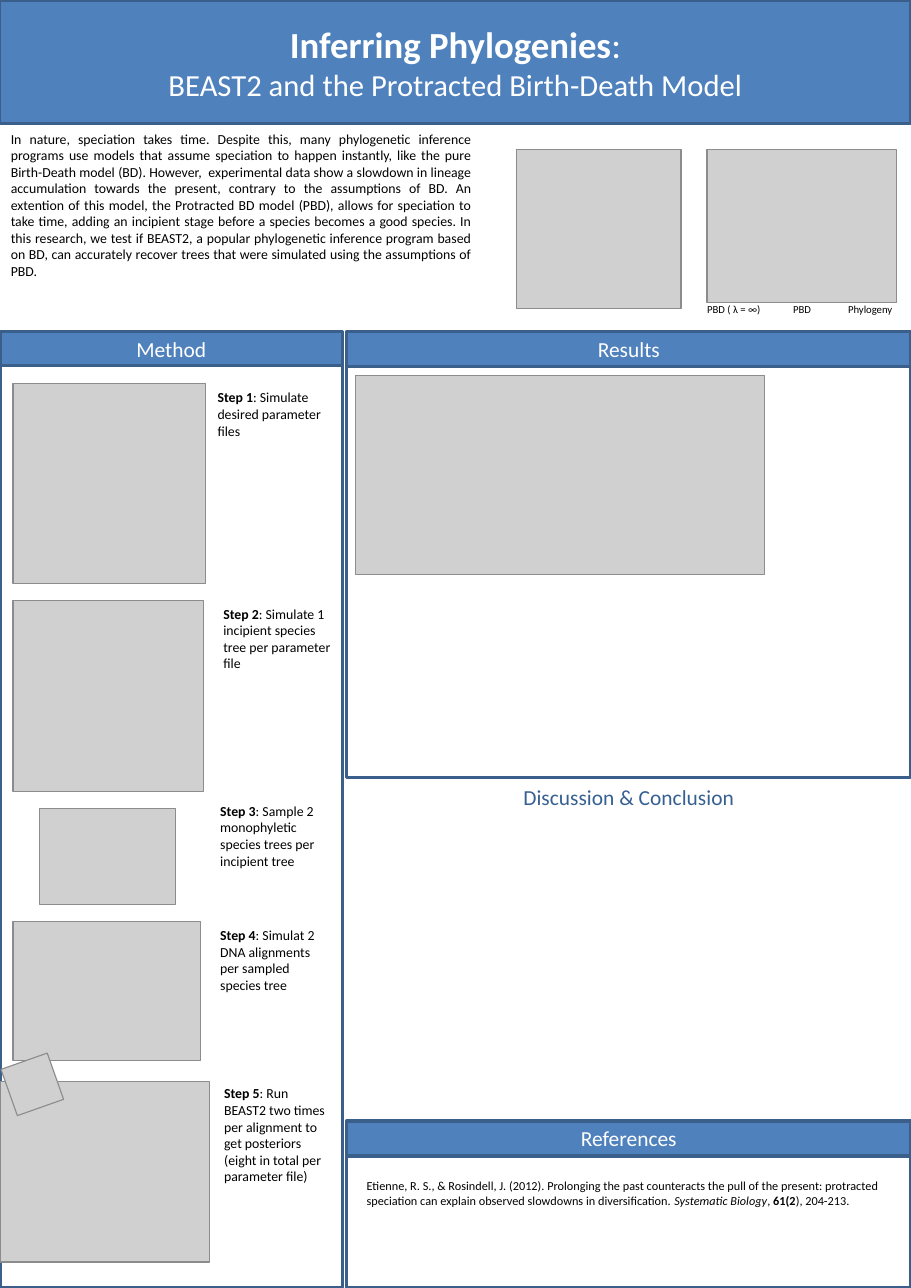
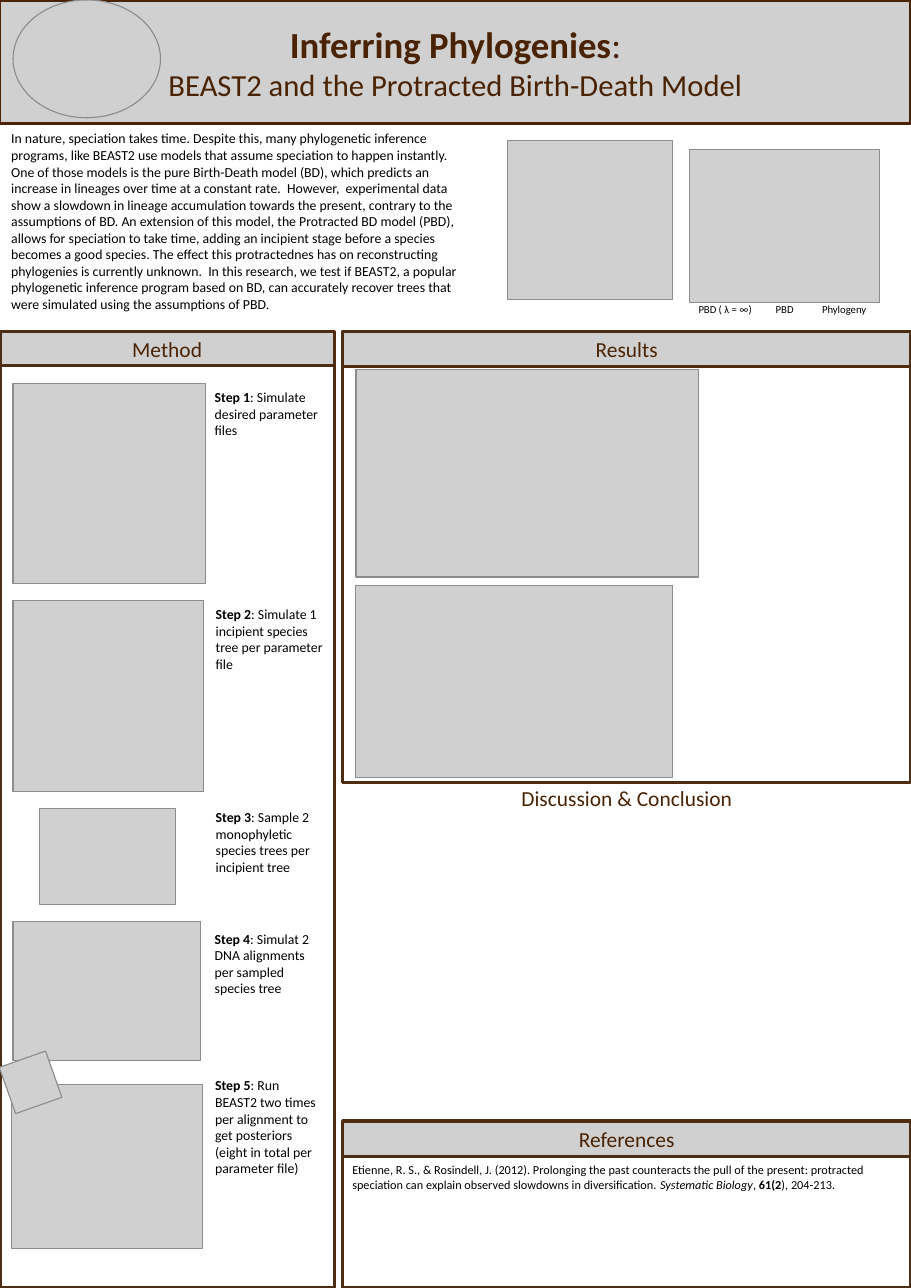
Before and after one commit to richelbilderbeek/Cer2016, a slide deck: slide 1 of doc/poster_final_femke_deel.pptx. Drawn at 911x1288 pixels with LibreOffice and Linux fonts; fonts in the diff are those of the drawing; grey boxes stand for pictures. Boxes give left, top, right and bottom in pixels: in the first picture for what was removed or moved away, otherwise in the second. Text is boxed around its words. In the diff, an @@ line names an element or a change of style, - is before the commit and + after.

```diff
--- a/doc/poster_final_femke_deel.pptx
+++ b/doc/poster_final_femke_deel.pptx
@@ rectangle "Inferring Phylogenies:" at (0, 0, 911, 123): text colour #FFFFFF to #492303; fill #4F81BD to none; outline #3A5F8C 2 pt to #492303 2 pt @@
@@ picture added at (0, 0, 911, 123) @@
@@ picture added at (13, 0, 161, 118) @@
@@ text at (11, 133, 457, 312): text changed @@
-In nature, speciation takes time. Despite this, many phylogenetic inference programs use models that assume speciation to happen instantly, like the pure Birth-Death model (BD). However, experimental data show a slowdown in lineage accumulation towards the present, contrary to the assumptions of BD. An extention of this model, the Protracted BD model (PBD), allows for speciation to take time, adding an incipient stage before a species becomes a good species. In this research, we test if BEAST2, a popular phylogenetic inference program based on BD, can accurately recover trees that were simulated using the assumptions of PBD.
+In nature, speciation takes time. Despite this, many phylogenetic inference programs, like BEAST2 use models that assume speciation to happen instantly. One of those models is the pure Birth-Death model (BD), which predicts an increase in lineages over time at a constant rate. However, experimental data show a slowdown in lineage accumulation towards the present, contrary to the assumptions of BD. An extension of this model, the Protracted BD model (PBD), allows for speciation to take time, adding an incipient stage before a species becomes a good species. The effect this protractednes has on reconstructing phylogenies is currently unknown. In this research, we test if BEAST2, a popular phylogenetic inference program based on BD, can accurately recover trees that were simulated using the assumptions of PBD.
@@ picture: place and size @@
-picture at (517, 150, 682, 308)
+picture at (508, 141, 673, 300)
@@ picture: place and size @@
-picture at (707, 150, 897, 303)
+picture at (690, 150, 879, 303)
@@ text "PBD ( λ = ∞)": place and size @@
-text "PBD ( λ = ∞)" at (707, 305, 738, 313)
+text "PBD ( λ = ∞)" at (699, 305, 729, 313)
@@ text "PBD": place and size @@
-text "PBD" at (793, 306, 811, 313)
+text "PBD" at (776, 306, 794, 313)
@@ text "Phylogeny": place and size @@
-text "Phylogeny" at (848, 305, 892, 315)
+text "Phylogeny" at (822, 305, 866, 315)
@@ rectangle "Method": place and size @@
-rectangle "Method" at (0, 332, 343, 366)
+rectangle "Method" at (0, 332, 335, 366)
@@ rectangle: place and size @@
-rectangle at (0, 332, 343, 1288)
+rectangle at (0, 332, 335, 1288)
@@ picture added at (0, 332, 335, 366) @@
@@ rectangle "Results": place and size @@
-rectangle "Results" at (347, 332, 911, 366)
+rectangle "Results" at (343, 332, 911, 366)
@@ outline #3A5F8C 2 pt to #4E2D12 2 pt in 3 elements at (343, 1157, 911, 1288), (0, 332, 335, 1288), (343, 332, 911, 782) @@
@@ rectangle: place and size @@
-rectangle at (347, 332, 911, 778)
+rectangle at (343, 332, 911, 782)
@@ picture added at (343, 332, 911, 366) @@
@@ picture: place and size @@
-picture at (356, 376, 764, 575)
+picture at (356, 369, 698, 577)
@@ picture added at (356, 585, 673, 778) @@
@@ text "Step 2: Simulate 1 incipient ...": place and size @@
-text "Step 2: Simulate 1 incipient ..." at (223, 609, 330, 668)
+text "Step 2: Simulate 1 incipient ..." at (216, 609, 323, 669)
@@ text "Step 3: Sample 2 monophyletic ...": place and size @@
-text "Step 3: Sample 2 monophyletic ..." at (220, 806, 314, 868)
+text "Step 3: Sample 2 monophyletic ..." at (216, 812, 310, 875)
@@ text "Discussion & Conclusion" at (521, 791, 732, 806): text colour #376092 to #492303 @@
@@ text "Step 4: Simulat 2 DNA ...": place and size @@
-text "Step 4: Simulat 2 DNA ..." at (220, 930, 315, 992)
+text "Step 4: Simulat 2 DNA ..." at (215, 934, 309, 996)
@@ text "Step 5: Run BEAST2 two ...": place and size @@
-text "Step 5: Run BEAST2 two ..." at (224, 1089, 325, 1184)
+text "Step 5: Run BEAST2 two ..." at (215, 1081, 316, 1176)
@@ picture: place and size @@
-picture at (0, 1082, 209, 1262)
+picture at (11, 1084, 202, 1249)
@@ text colour #FFFFFF to #492303; fill #4F81BD to none; outline #3A5F8C 2 pt to #4E2D12 2 pt in 3 elements at (343, 332, 911, 366), (0, 332, 335, 366), (343, 1121, 911, 1158) @@
@@ rectangle "References": place and size @@
-rectangle "References" at (347, 1121, 911, 1156)
+rectangle "References" at (343, 1121, 911, 1158)
@@ picture added at (343, 1121, 911, 1157) @@
@@ text "Etienne, R. S., & Rosindell, ...": place and size @@
-text "Etienne, R. S., & Rosindell, ..." at (367, 1181, 878, 1207)
+text "Etienne, R. S., & Rosindell, ..." at (352, 1165, 864, 1191)
@@ rectangle: place and size @@
-rectangle at (347, 1157, 911, 1288)
+rectangle at (343, 1157, 911, 1288)
```
Also in this commit, not shown: 7 other files.
